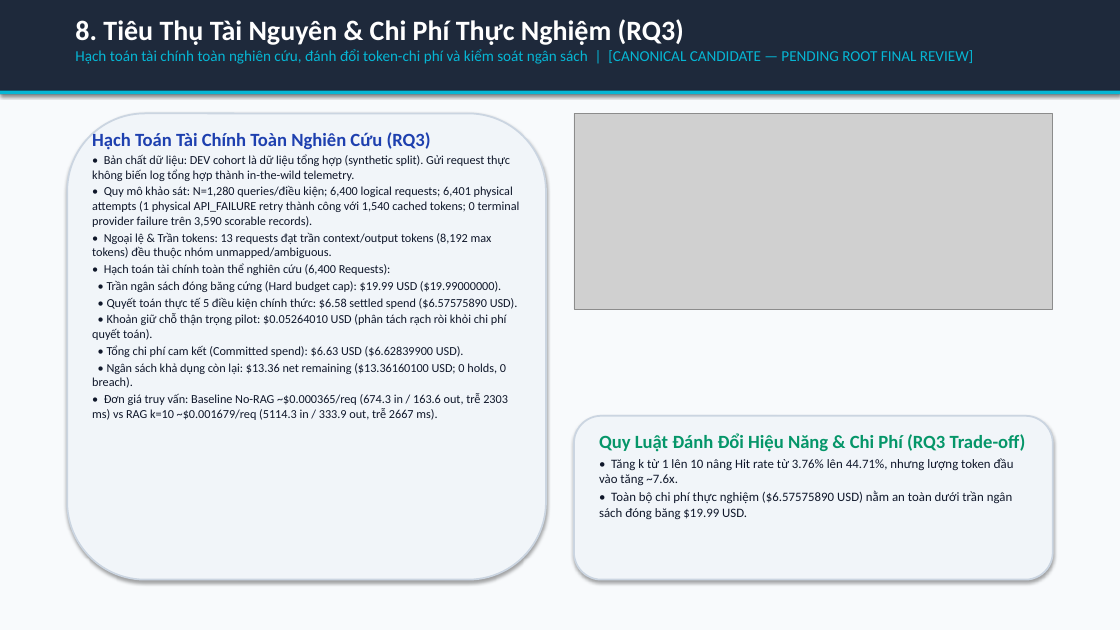
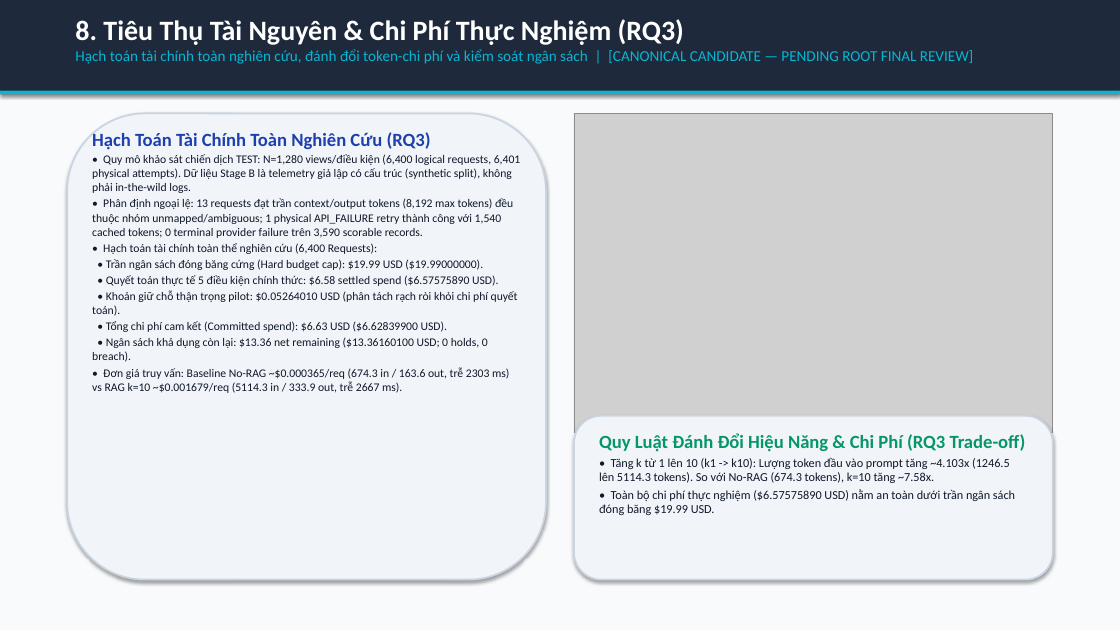
Before and after one commit to habachcp6/RAG2ATTCK, a slide deck: slide 9 of docs/presentation/slides.pptx. Drawn at 1120x630 pixels with LibreOffice and Linux fonts; fonts in the diff are those of the drawing; grey boxes stand for pictures. Boxes give left, top, right and bottom in pixels: in the first picture for what was removed or moved away, otherwise in the second. Text is boxed around its words. In the diff, an @@ line names an element or a change of style, - is before the commit and + after.

```diff
--- a/docs/presentation/slides.pptx
+++ b/docs/presentation/slides.pptx
@@ picture: place and size @@
-picture at <box>574,113,1053,309</box>
+picture at <box>574,113,1053,433</box>
@@ text at <box>92,154,520,238</box>: text changed; size 10.5 to 10 pt @@
-• Bản chất dữ liệu: DEV cohort là dữ liệu tổng hợp (synthetic split). Gửi request thực không biến log tổng hợp thành in-the-wild telemetry.
-• Quy mô khảo sát: N=1,280 queries/điều kiện; 6,400 logical requests; 6,401 physical attempts (1 physical API_FAILURE retry thành công với 1,540 cached tokens; 0 terminal provider failure trên 3,590 scorable records).
-• Ngoại lệ & Trần tokens: 13 requests đạt trần context/output tokens (8,192 max tokens) đều thuộc nhóm unmapped/ambiguous.
+• Quy mô khảo sát chiến dịch TEST: N=1,280 views/điều kiện (6,400 logical requests, 6,401 physical attempts). Dữ liệu Stage B là telemetry giả lập có cấu trúc (synthetic split), không phải in-the-wild logs.
+• Phân định ngoại lệ: 13 requests đạt trần context/output tokens (8,192 max tokens) đều thuộc nhóm unmapped/ambiguous; 1 physical API_FAILURE retry thành công với 1,540 cached tokens; 0 terminal provider failure trên 3,590 scorable records.
@@ text at <box>92,243,518,393</box>: size 10.5 to 10 pt in "• Hạch toán tài chính toàn thể ...", "• Trần ngân sách đóng băng cứng ...", "• Quyết toán thực tế 5 điều ...", "• Khoản giữ chỗ thận trọng pilot: ..." and 3 more places @@
@@ text at <box>599,458,1010,483</box>: text changed; size 11 to 10.5 pt @@
-• Tăng k từ 1 lên 10 nâng Hit rate từ 3.76% lên 44.71%, nhưng lượng token đầu vào tăng ~7.6x.
+• Tăng k từ 1 lên 10 (k1 -> k10): Lượng token đầu vào prompt tăng ~4.103x (1246.5 lên 5114.3 tokens). So với No-RAG (674.3 tokens), k=10 tăng ~7.58x.
@@ text at <box>599,489,1015,515</box>: size 11 to 10.5 pt in "• Toàn bộ chi phí thực nghiệm ..." @@
```
Also in this commit, not shown: 3 other slides changed, 10 other files.
